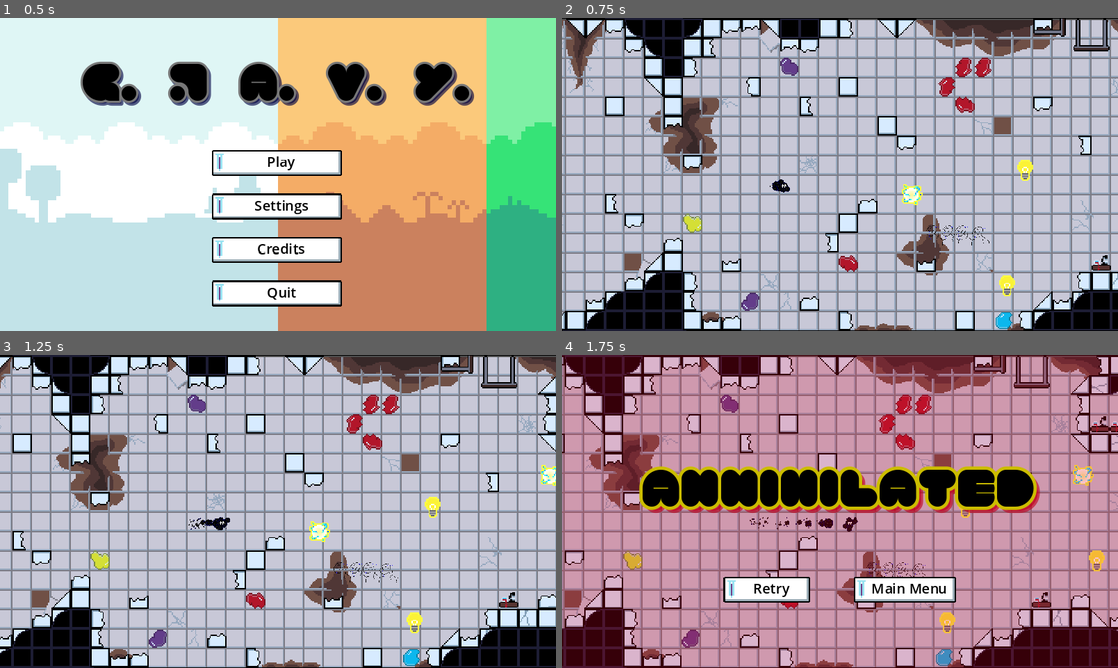
Above: before the commit, frames 1-4 (two rows, left to right).
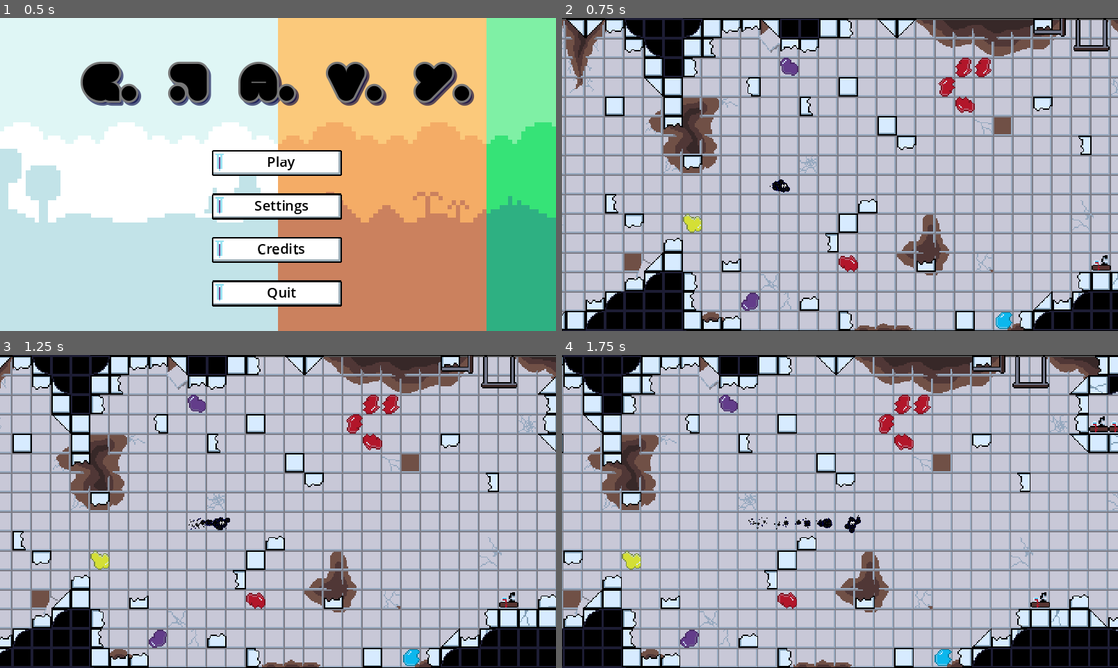
Above: after the commit, the same moments.

Repository: BenBenBenB/godot-testing-2d
Game: Godot game, scene res://scene/main.tscn
Two runs of this game, one before a commit and one after it. Both use one fixed random seed, a clock stepped at 60 frames per second and the inputs below. Sound files missing from this copy of the repository are replaced by a short silence.
Inputs (mouse positions are in pixels of both pictures, inside the frame that each line leads up to):
- Up to frame 1 (0.5 s): no input
- Up to frame 2 (0.75 s): click "Play" at 0.5 s
- Up to frame 3 (1.25 s): no input
- Up to frame 4 (1.75 s): move the mouse to (962, 495) at 1.27 s; hold D (move_right) from 1.28 s (still down)

Frame 1 is identical in both runs. In frame 2, 0.5% of the frame differs, in the area x 61-85%, y 45-89%; in frame 3, 0.7%; in frame 4, 100%, in the area x 0-100%, y 0-100%.

Commit message:
food spawner works

Diff:
--- /dev/null
+++ b/food_spawner.gd
@@ -0,0 +1,33 @@
+extends Spawner
+@export var camera_ref : Camera2D
+@export var current_level: Level
+
+var scroll_speed : int = 0
+
+# Called when the node enters the scene tree for the first time.
+func _ready():
+	#set position to be in front of camera beyond viewport
+	if camera_ref != null:
+		position = Vector2(camera_ref.position.x + (camera_ref.get_viewport_rect().size.x / 2), camera_ref.position.y)
+	#print(position)
+	if current_level != null:
+		scroll_speed = current_level.scroll_speed
+	timer.timeout.connect(spawn_food)
+	start_spawn_cooldown()
+
+
+# Called every frame. 'delta' is the elapsed time since the previous frame.
+func _process(delta):
+	position.x += scroll_speed * delta
+
+
+func spawn_food():
+	for i in range(spawn_freq):
+		rect_spawn()
+
+	start_spawn_cooldown()
+
+func stop():
+	stop_spawning()
+	scroll_speed = 0
+	print("I have ceased")
--- a/scene/level/level_01.tscn
+++ b/scene/level/level_01.tscn
@@ -8,14 +8,14 @@
 [ext_resource type="Texture2D" uid="uid://b03hqib6trlwm" path="res://assets/tileset/shroom_background.png" id="3_4403k"]
 [ext_resource type="PackedScene" uid="uid://dev35xoudhei" path="res://scene/entity/player_blackhole.tscn" id="5_arufi"]
 [ext_resource type="PackedScene" uid="uid://dqnurckrapc3f" path="res://scene/entity/trigger_box.tscn" id="6_ietob"]
+[ext_resource type="PackedScene" uid="uid://coiekxofsoka6" path="res://spawner.tscn" id="7_7g4kp"]
 [ext_resource type="Script" path="res://script/entities/end_trigger.gd" id="7_fcsdi"]
 [ext_resource type="Script" path="res://script/entities/mushroom_trigger.gd" id="8_ctgmh"]
+[ext_resource type="Script" path="res://food_spawner.gd" id="8_ffb7o"]
 [ext_resource type="PackedScene" uid="uid://ht5y7fx1fdck" path="res://scene/ui/death_menu.tscn" id="9_av47y"]
-[ext_resource type="PackedScene" uid="uid://wpfgcm4ujef5" path="res://scene/entity/enemy/turret_straight_line.tscn" id="10_iqs3h"]
 [ext_resource type="PackedScene" uid="uid://bddy0xye4soiv" path="res://scene/ui/pause_menu.tscn" id="12_h4vcx"]
+[ext_resource type="PackedScene" uid="uid://btofm7mdpmx3r" path="res://scene/entity/generic_food.tscn" id="13_sd5ys"]
 [ext_resource type="PackedScene" uid="uid://dm72p31hntb2a" path="res://scene/ui/settings.tscn" id="14_8lb5f"]
-[ext_resource type="PackedScene" uid="uid://kxhrm3jtu4th" path="res://scene/entity/generic_bad_eat.tscn" id="14_y86k8"]
-[ext_resource type="PackedScene" uid="uid://38vv3dma8qfv" path="res://scene/entity/generic_mushroom.tscn" id="15_y3a7g"]
 
 [sub_resource type="TileSetAtlasSource" id="TileSetAtlasSource_rdtw8"]
 texture = ExtResource("2_sb0f7")
@@ -196,24 +196,19 @@
 camera = NodePath("../Camera2D")
 marker = NodePath("../marker")
 
+[node name="food_spawner" parent="." node_paths=PackedStringArray("camera_ref", "current_level") instance=ExtResource("7_7g4kp")]
+position = Vector2(440, 128)
+gizmo_extents = 48.0
+script = ExtResource("8_ffb7o")
+camera_ref = NodePath("../Camera2D")
+current_level = NodePath("..")
+spawn = ExtResource("13_sd5ys")
+spawn_rect = Vector2(48, 112)
+max_spawn_cooldown = 3.0
+spawn_freq = 10
+
 [node name="marker" type="Node2D" parent="."]
 position = Vector2(2939, 448)
-
-[node name="TurretStraightLine" parent="." instance=ExtResource("10_iqs3h")]
-position = Vector2(247, 179)
-rotation = -0.883866
-
-[node name="TurretStraightLine2" parent="." instance=ExtResource("10_iqs3h")]
-position = Vector2(233, 178)
-rotation = -0.883866
-
-[node name="TurretStraightLine3" parent="." instance=ExtResource("10_iqs3h")]
-position = Vector2(222, 178)
-rotation = -0.883866
-
-[node name="TurretStraightLine4" parent="." instance=ExtResource("10_iqs3h")]
-position = Vector2(209, 178)
-rotation = -0.883866
 
 [node name="CanvasLayer" type="CanvasLayer" parent="."]
 
@@ -235,40 +230,6 @@
 [node name="Settings" parent="CanvasLayer" instance=ExtResource("14_8lb5f")]
 visible = false
 
-[node name="Generic bad eat" parent="." instance=ExtResource("14_y86k8")]
-position = Vector2(188, 145)
-
-[node name="Generic bad eat2" parent="." instance=ExtResource("14_y86k8")]
-position = Vector2(266, 219)
-
-[node name="Generic bad eat3" parent="." instance=ExtResource("14_y86k8")]
-position = Vector2(281, 124)
-
-[node name="Generic bad eat4" parent="." instance=ExtResource("14_y86k8")]
-position = Vector2(378, 99)
-
-[node name="Generic bad eat5" parent="." instance=ExtResource("14_y86k8")]
-position = Vector2(389, 168)
-
-[node name="Generic mushroom" parent="." instance=ExtResource("15_y3a7g")]
-position = Vector2(2829, 347)
-
-[node name="Generic mushroom2" parent="." instance=ExtResource("15_y3a7g")]
-position = Vector2(2828, 409)
-
-[node name="Generic mushroom3" parent="." instance=ExtResource("15_y3a7g")]
-position = Vector2(2860, 490)
-
-[node name="Generic mushroom4" parent="." instance=ExtResource("15_y3a7g")]
-position = Vector2(2921, 436)
-
-[node name="Generic mushroom5" parent="." instance=ExtResource("15_y3a7g")]
-position = Vector2(2895, 375)
-
-[node name="Generic mushroom6" parent="." instance=ExtResource("15_y3a7g")]
-position = Vector2(2948, 494)
-
-[node name="Generic mushroom7" parent="." instance=ExtResource("15_y3a7g")]
-position = Vector2(3008, 426)
-
+[connection signal="died_to_death" from="PlayerBlackhole" to="food_spawner" method="stop"]
 [connection signal="stop_scroll" from="PlayerBlackhole" to="Camera2D" method="stop_scroll"]
+[connection signal="end_reached" from="end trigger box" to="food_spawner" method="_on_end_trigger_box_end_reached"]
--- a/script/entities/end_trigger.gd
+++ b/script/entities/end_trigger.gd
@@ -1,6 +1,10 @@
 extends Area2D
 
+signal end_reached
+
 func _on_body_entered(body):
+	end_reached.emit()
+
 	if body.is_in_group("player"):
 	# remove controls from player
 	# it's not working :|
@@ -8,3 +12,7 @@
 	# move player out of screen
 	# load next level
 		print("You've reached the end")
+
+	#doesn't work because collision2D does not detect markers
+	#if body.is_in_group("spawner"):
+		#body.stop()
--- a/script/entities/generic_food.gd
+++ b/script/entities/generic_food.gd
@@ -7,8 +7,9 @@
 func _ready():
 	set_food_type(food_type)
 
-func _on_body_entered(body: CharacterBody2D):
-	body.consume_mass(mass)
+func _on_body_entered(body):
+	if body is CharacterBody2D:
+		body.consume_mass(mass)
 	queue_free()
 
 func set_food_type(num: int):
--- a/spawner.gd
+++ b/spawner.gd
@@ -5,11 +5,40 @@
 @export var spawn_rect : Vector2 = Vector2(0.0, 0.0)
 @export var spawn_radius : float = 0.0
 
-# Called when the node enters the scene tree for the first time.
-func _ready():
-	pass # Replace with function body.
+@export var min_spawn_cooldown : float = 1.0
+@export var max_spawn_cooldown : float = 1.0
+
+@export var spawn_freq : int = 1
+
+@onready var timer = $Timer
+
+#spawns at spawner position
+func point_spawn():
+	var spawned = spawn.instantiate()
+	owner.add_child(spawned)
+	spawned.global_position = global_position
+	return spawned
+
+func rect_spawn():
+	var spawned = spawn.instantiate()
+	owner.add_child(spawned)
+	spawned.global_position.x = randf_range(global_position.x - spawn_rect.x, global_position.x + spawn_rect.x)
+	spawned.global_position.y = randf_range(global_position.y - spawn_rect.y, global_position.y + spawn_rect.y)
+	return spawned
+
+func circle_spawn():
+	var spawned = spawn.instantiate()
+	owner.add_child(spawned)
+
+	var radial_offset = Vector2.RIGHT.rotated(randf_range(0.0, TAU))
+	radial_offset *= randf_range(0.0, spawn_radius)
+	spawned.global_position = global_position + radial_offset
+
+	return spawned
+
+func start_spawn_cooldown():
+	timer.start(randf_range(min_spawn_cooldown, max_spawn_cooldown))
 
 
-# Called every frame. 'delta' is the elapsed time since the previous frame.
-func _process(delta):
-	pass
+func stop_spawning():
+	timer.stop()
--- a/spawner.tscn
+++ b/spawner.tscn
@@ -1,8 +1,5 @@
-[gd_scene load_steps=2 format=3 uid="uid://coiekxofsoka6"]
+[gd_scene format=3 uid="uid://coiekxofsoka6"]
 
-[ext_resource type="Script" path="res://spawner.gd" id="1_flyew"]
-
-[node name="Spawner" type="Marker2D"]
-script = ExtResource("1_flyew")
+[node name="Spawner" type="Marker2D" groups=["spawner"]]
 
 [node name="Timer" type="Timer" parent="."]
